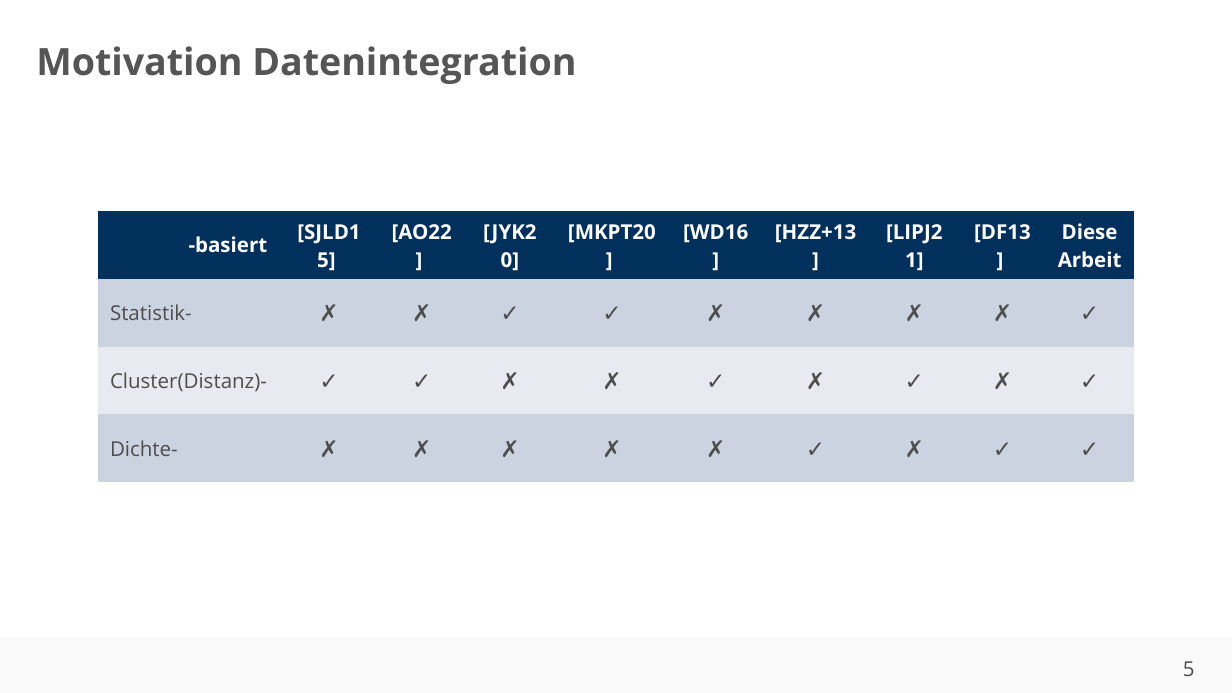
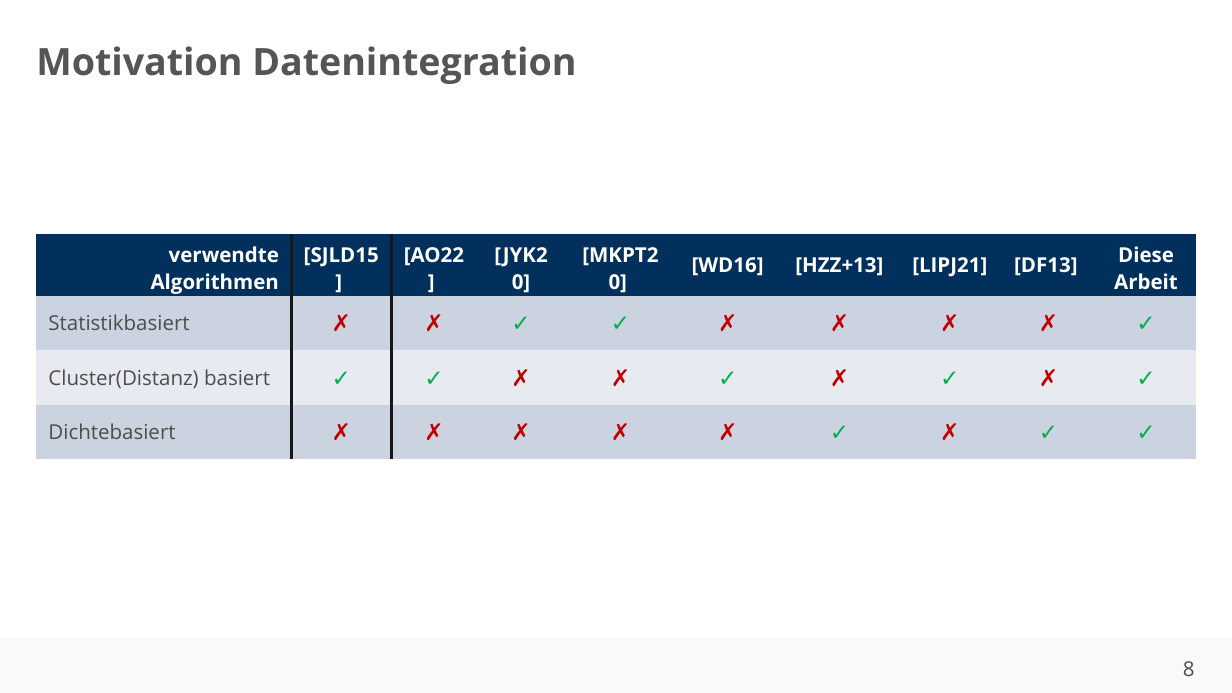
Before and after one commit to ahndavin/Abschlussarbeit_Bachelor, a slide deck: slide 8 of Kolloquium/Kolloquium.pptx (slide 5 before the commit). Drawn at 1232x693 pixels with LibreOffice and Linux fonts; fonts in the diff are those of the drawing; background and template pictures are left out. Boxes give left, top, right and bottom in pixels: in the first picture for what was removed or moved away, otherwise in the second. Text is boxed around its words. In the diff, an @@ line names an element or a change of style, - is before the commit and + after.

```diff
--- a/Kolloquium/Kolloquium.pptx
+++ b/Kolloquium/Kolloquium.pptx
@@ table at <box>36,234,1196,460</box> @@
-row 1, column 1: -basiert
+row 1, column 1: verwendte Algorithmen
-row 2, column 1: Statistik-
+row 2, column 1: Statistikbasiert
-row 3, column 1: Cluster(Distanz)-
+row 3, column 1: Cluster(Distanz) basiert
-row 4, column 1: Dichte-
+row 4, column 1: Dichtebasiert
@@ text colour #4C4D4D to #C00000 in "✗", "✗", "✗", "✗" and 12 more places @@
@@ text colour #4C4D4D to #00B050 in "✓", "✓", "✓", "✓" and 7 more places @@
@@ borders changed @@
@@ table: place and size @@
-table at <box>97,211,1133,482</box>
+table at <box>36,234,1196,460</box>
@@ page number at <box>1183,661,1195,676</box>: text changed @@
-5
+8
```
Also in this commit, not shown: 7 other slides changed, 4 slides added, 3 slides removed, 2 other files.
